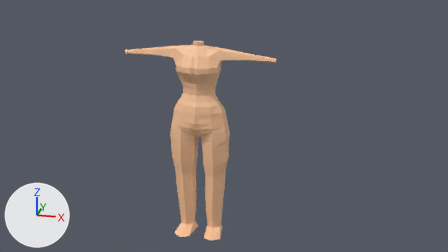
Before and after pictures for a commit that changed the Blender file Low_poly human/LP-Human.blend.
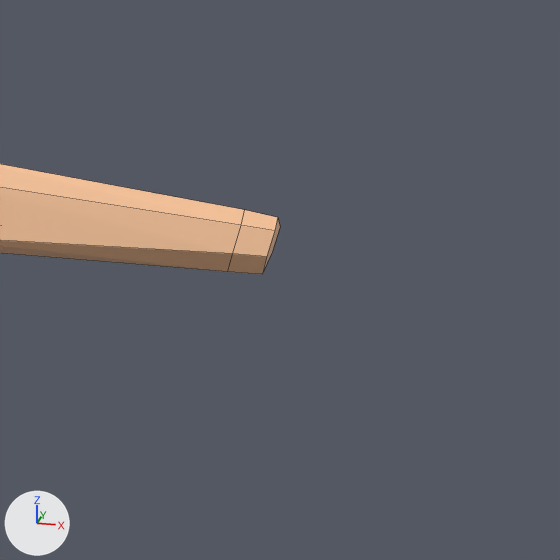
The first picture shows the older version from the file's camera 'Camera'. The close-ups show both versions on the part from 57% to 67% of the width and 17% to 34% of the height of that picture. Lighting does not change. The marker at lower left points along +X, +Y and +Z. The close-ups show mesh edges as thin lines.
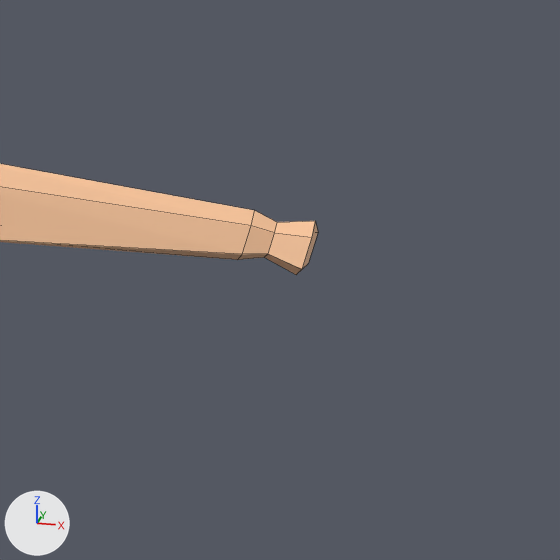
Scene script edits in JSON lines:
```json
{"block": "me_cylinder", "where": "# used by ob_cylinder; location = (0.0, 0.0, 0.0491); scale = (0.275, 0.275, 0.243)"}
{"op": "remove", "block": "me_cylinder", "code": "me_cylinder.from_pydata(...)  # 242 vertices, 234 faces; spans x 0.0..2.27, y -0.69..0.54, z -0.01..6.89"}
{"op": "add", "block": "me_cylinder", "code": "me_cylinder.from_pydata(...)  # 248 vertices, 240 faces; spans x 0.0..2.35, y -0.69..0.54, z -0.01..6.89"}
{"block": "me_cylinder", "change": "me_cylinder part 1"}
{"block": "me_cylinder", "change": "1 face is deleted"}
{"block": "me_cylinder", "change": "5 vertices in x 0.78..1.45, y -0.01, z 6.31..6.34 move by (0.0, 0.0, 0.03)"}
{"block": "me_cylinder", "change": "5 vertices in x 2.18..2.2, y -0.07..0.05, z 6.36..6.48 move by (0.02, 0.0, 0.0)"}
{"block": "me_cylinder", "change": "8 vertices move from x 0.66..2.27, y -0.06..0.04, z 6.3..6.46 to x 0.66..2.27, y -0.05..0.03, z 6.34..6.45"}
{"block": "me_cylinder", "change": "6 vertices are added at (2.35, 0.0, 6.46), (2.35, 0.04, 6.42), (2.33, 0.05, 6.33), (2.35, -0.05, 6.43), (2.34, -0.07, 6.36), (2.32, -0.02, 6.33)"}
{"block": "me_cylinder", "change": "7 new faces join them"}
```

Boxes [x1, y1, x2, y2] around the edits, measured in the close-ups (560 x 560 px):
```json
{"object": "Cylinder", "change": "reshaped", "before": [0, 164, 280, 274], "after": [0, 164, 318, 275]}
```
